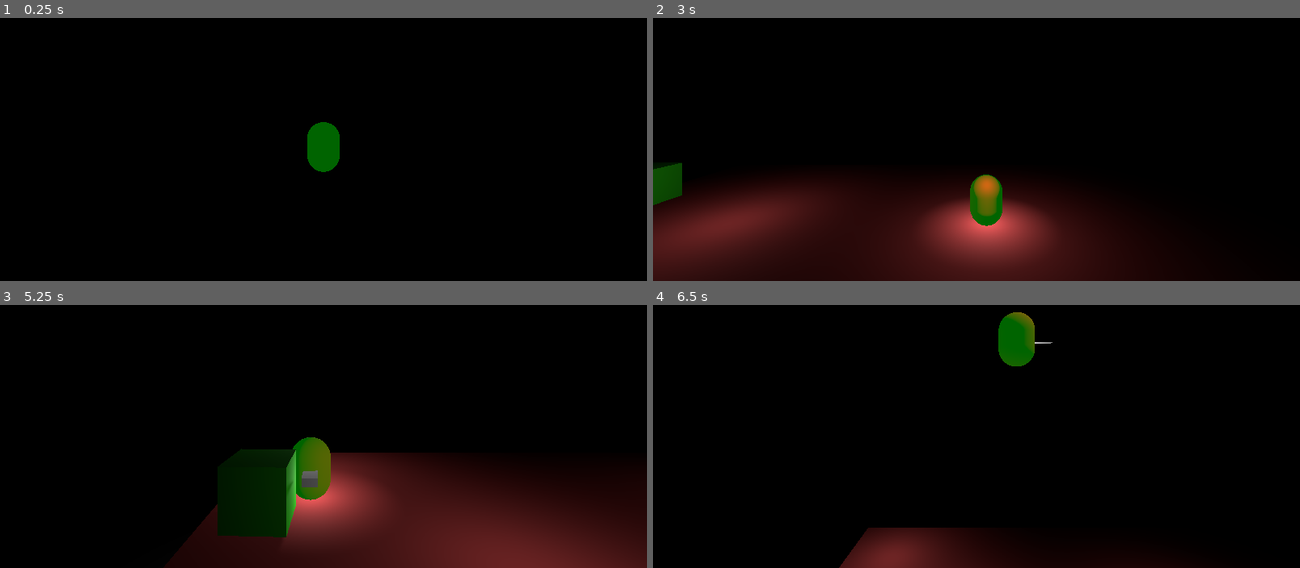
Above: before the commit, frames 1-4 (two rows, left to right).
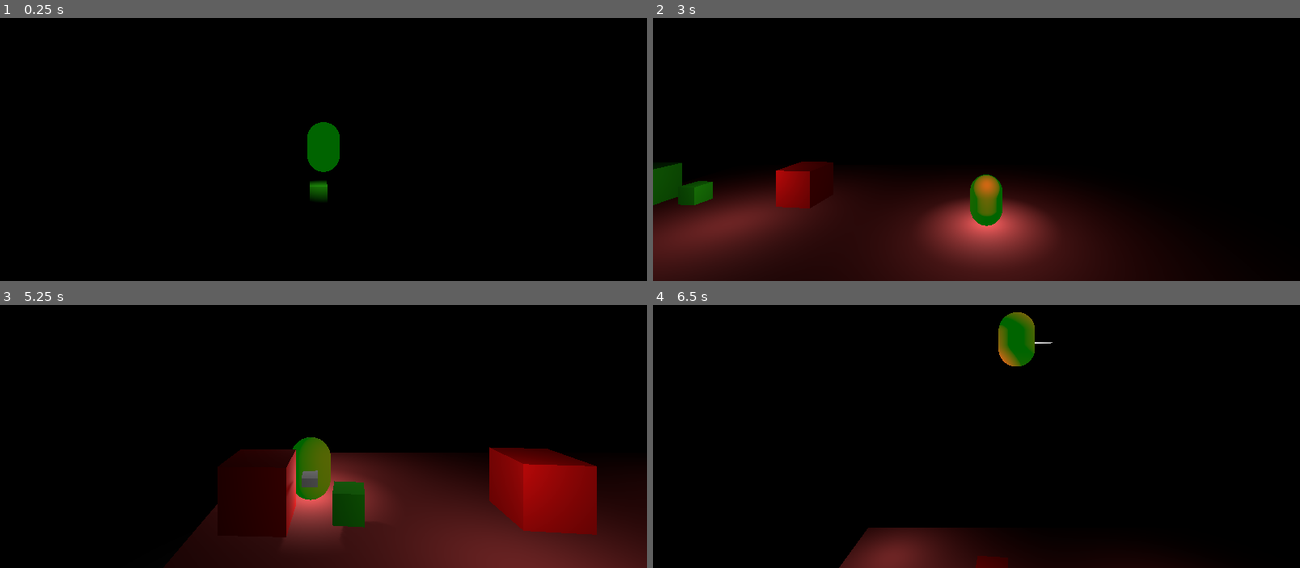
Above: after the commit, the same moments.

Repository: PJaramilloV/Proyecto-Sentidos
Game: Godot game, scene res://demo/Demo.tscn
Two runs of this game, one before a commit and one after it. Both use one fixed random seed, a clock stepped at 60 frames per second and the inputs below.
Inputs (mouse positions are in pixels of both pictures, inside the frame that each line leads up to):
- Up to frame 1 (0.25 s): no input
- Up to frame 2 (3 s): move the mouse to (1118, 73) at 0.52 s; hold D (right) 0.53-1.28 s; tap F (grab) at 0.6, 2.3 s; tap Space (jump) at 0.77, 1.52 s; tap Mouse wheel down (scroll_down, bound only after the commit) at 0.8, 1.35 s; move the mouse to (847, 110) at 1.27 s; hold S (back) 1.28-2.03 s; tap Mouse wheel up (scroll_up, bound only after the commit) at 1.55, 2.1 s; move the mouse to (outside the picture) at 2.02 s; hold D (right) 2.03-2.78 s; move the mouse to (944, 167) at 2.77 s; hold W (forward) from 2.78 s (still down); tap Ctrl (crouch) at 2.85 s
- Up to frame 3 (5.25 s): tap Space (jump) at 3.02, 3.77, 4.52 s; tap Mouse wheel down (scroll_down, bound only after the commit) at 3.05, 5.1 s; move the mouse to (517, 436) at 3.52 s; release W (forward) at 3.53 s; hold A (left) 3.53-5.03 s; tap F (grab) at 3.6, 4.55 s; tap Mouse wheel up (scroll_up, bound only after the commit) at 3.8 s; move the mouse to (129, 323) at 4.27 s; click (129, 323) at 4.35 s; move the mouse to (355, 378) at 5.02 s; hold S (back) from 5.03 s (still down)
- Up to frame 4 (6.5 s): move the mouse to (outside the picture) at 5.77 s; release S (back) at 5.78 s; hold D (right) from 5.78 s (still down); tap Mouse wheel up (scroll_up, bound only after the commit) at 5.85 s; tap Space (jump) at 6.02 s

The runs differ from the first frame. In frame 1, 0.2% of the frame differs, in the area x 47-51%, y 61-70%; in frame 2, 1.4%; in frame 3, 9.4%, in the area x 33-93%, y 53-89%; in frame 4, 0.5%.

Commit message:
Objetos se pintan rojos

Diff:
--- a/demo/Demo.tscn
+++ b/demo/Demo.tscn
@@ -41,13 +41,42 @@
 ambient_light_energy = 0.99
 ambient_light_sky_contribution = 0.0
 
+[sub_resource type="GDScript" id=20]
+script/source = "extends RigidBody
+
+
+func take_damage(instigator: Node):
+
+	# el primero es para lanzar los objetos hacia adelante del personaje
+	#apply_central_impulse((self.global_transform.origin - instigator.global_transform.origin)*5)
+	var eje_x = get_viewport().get_mouse_position().x
+	var eje_y = get_viewport().get_mouse_position().y
+	var raton = Vector3(clamp((eje_x-500)/50, -4.3, 4.3),clamp((380-eje_y)/30, -3.5, 5),0)
+	apply_central_impulse(raton)
+
+
+
+
+
+"
+
+[sub_resource type="CubeMesh" id=21]
+
+[sub_resource type="SpatialMaterial" id=22]
+albedo_color = Color( 0.2, 0.847059, 0.0431373, 1 )
+
+[sub_resource type="ConvexPolygonShape" id=17]
+points = PoolVector3Array( 1, 1, 1, 1, 1, -1, -1, 1, 1, 1, -1, 1, 1, -1, -1, -1, 1, -1, -1, -1, 1, -1, -1, -1 )
+
+[sub_resource type="CubeMesh" id=23]
+
+[sub_resource type="SpatialMaterial" id=24]
+albedo_color = Color( 0.2, 0.847059, 0.0431373, 1 )
+
 [sub_resource type="CubeMesh" id=16]
 
 [sub_resource type="SpatialMaterial" id=18]
 albedo_color = Color( 0.2, 0.847059, 0.0431373, 1 )
-
-[sub_resource type="ConvexPolygonShape" id=17]
-points = PoolVector3Array( 1, 1, 1, 1, 1, -1, -1, 1, 1, 1, -1, 1, 1, -1, -1, -1, 1, -1, -1, -1, 1, -1, -1, -1 )
 
 [node name="Spatial" type="Spatial"]
 
@@ -137,6 +166,37 @@
 volume_db = -0.5
 script = ExtResource( 3 )
 
+[node name="objeto3" type="RigidBody" parent="."]
+transform = Transform( 0.5, 0, 0, 0, 0.5, 0, 0, 0, 0.5, 3.32539, 4, 0 )
+collision_layer = 10
+collision_mask = 10
+script = SubResource( 20 )
+
+[node name="MeshInstance" type="MeshInstance" parent="objeto3"]
+transform = Transform( 0.5, 0, 0, 0, 0.5, 0, 0, 0, 0.5, 0, 0, 0 )
+mesh = SubResource( 21 )
+material/0 = SubResource( 22 )
+
+[node name="CollisionShape" type="CollisionShape" parent="objeto3"]
+transform = Transform( 0.5, 0, 0, 0, 0.5, 0, 0, 0, 0.5, 0, 0, 0 )
+shape = SubResource( 17 )
+
+[node name="objeto2" type="RigidBody" parent="."]
+transform = Transform( 0.25, 0, 0, 0, 0.25, 0, 0, 0, 0.25, 2.03707, 4.85523, 0.102139 )
+collision_layer = 10
+collision_mask = 10
+script = ExtResource( 5 )
+
+[node name="MeshInstance" type="MeshInstance" parent="objeto2"]
+transform = Transform( 0.5, 0, 0, 0, 0.5, 0, 0, 0, 0.5, 0, 0, 0 )
+mesh = SubResource( 23 )
+skeleton = NodePath("../../objeto2")
+material/0 = SubResource( 24 )
+
+[node name="CollisionShape" type="CollisionShape" parent="objeto2"]
+transform = Transform( 0.5, 0, 0, 0, 0.5, 0, 0, 0, 0.5, 0, 0, 0 )
+shape = SubResource( 17 )
+
 [node name="objeto" type="RigidBody" parent="."]
 transform = Transform( 0.5, 0, 0, 0, 0.5, 0, 0, 0, 0.5, 1, 4, 0 )
 collision_layer = 10
--- a/project.godot
+++ b/project.godot
@@ -56,6 +56,16 @@
 "events": [ Object(InputEventMouseButton,"resource_local_to_scene":false,"resource_name":"","device":0,"alt":false,"shi …(212 unchanged characters)…
  ]
 }
+scroll_up={
+"deadzone": 0.5,
+"events": [ Object(InputEventMouseButton,"resource_local_to_scene":false,"resource_name":"","device":0,"alt":false,"shift":false,"control":false,"meta":false,"command":false,"button_mask":0,"position":Vector2( 0, 0 ),"global_position":Vector2( 0, 0 ),"factor":1.0,"button_index":4,"pressed":false,"doubleclick":false,"script":null)
+ ]
+}
+scroll_down={
+"deadzone": 0.5,
+"events": [ Object(InputEventMouseButton,"resource_local_to_scene":false,"resource_name":"","device":0,"alt":false,"shift":false,"control":false,"meta":false,"command":false,"button_mask":0,"position":Vector2( 0, 0 ),"global_position":Vector2( 0, 0 ),"factor":1.0,"button_index":5,"pressed":false,"doubleclick":false,"script":null)
+ ]
+}
 
 [layer_names]
 
--- a/scripts/Boricchan.gd
+++ b/scripts/Boricchan.gd
@@ -10,6 +10,8 @@
 var _timer := 0.0
 var held_object: Object
 var objeto_recuperado_area: Object
+var _objects := []
+var _pointer := 0
 
 
 
@@ -47,6 +49,22 @@
 		var look_direction = Vector2(_velocity.x, _velocity.z)
 		_model.rotation.y = -look_direction.angle()
 
+	if !(_objects.empty()):
+		if Input.is_action_just_released("scroll_up"):
+			_pointer += 1
+		if Input.is_action_just_released("scroll_down"):
+			_pointer -= 1
+		if _pointer < 0:
+			_pointer = _objects.size() - 1
+		if _pointer >= _objects.size():
+			_pointer = 0
+
+		print(_pointer)
+		var selected = _objects[_pointer].get_node("MeshInstance")
+		var mat = selected.get_surface_material(0)
+		mat.albedo_color = Color(1,0,0)
+		#selected.set_material_override()
+
 	#### Tomar objetos ####
 	if Input.is_action_just_pressed("grab"):
 		if held_object: #solo entra si ya se tiene el objeto tomado
@@ -58,9 +76,10 @@
 		else:
 			#se pasa inmediatamente acá si se apreta la F y no se tiene un objeto tomado
 
-			if objeto_recuperado_area: #se pasa acá si es que el area colisiona y guarda el body con el que choca
+			#if objeto_recuperado_area: #se pasa acá si es que el area colisiona y guarda el body con el que choca
+			if !(_objects.empty()):
 
-				held_object = objeto_recuperado_area
+				held_object = _objects[_pointer]
 				held_object.mode = RigidBody.MODE_KINEMATIC
 				held_object.collision_mask=0
 	#se pasa acá  cuando se toma un objeto, justo despues de entrar al tomado
@@ -91,6 +110,10 @@
 			get_parent().add_child(light)
 			_timer = 0.0
 
+	#print(_pointer)
+	if _objects.empty():
+		print("aaaaaaaaaaaaaaaa")
+
 func _process(delta):
 	_timer += delta
 
@@ -108,8 +131,12 @@
 func _on_area_grab_entered(body: Node):
 	print("colisioné con un objeto tomable")
 	objeto_recuperado_area=body
+	_objects.append(body)
+	#_pointer += 1
 
 
 func _on_area_grab_exited(body: Node):
 	print("salí del área")
 	objeto_recuperado_area=null
+	_objects.erase(body)
+	#_pointer -= 1
Not shown: 1 places in demo/Demo.tscn that only renumber resources
Not shown, changed: scenes/hero.tscn
